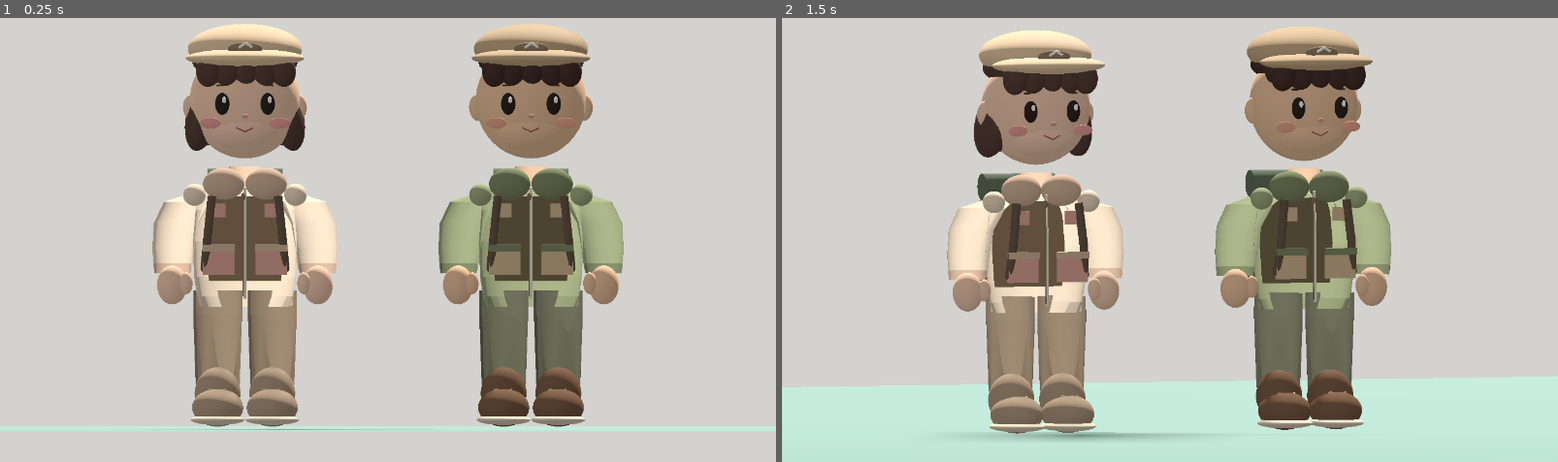
Above: before the commit, frames 1-2 (left to right).
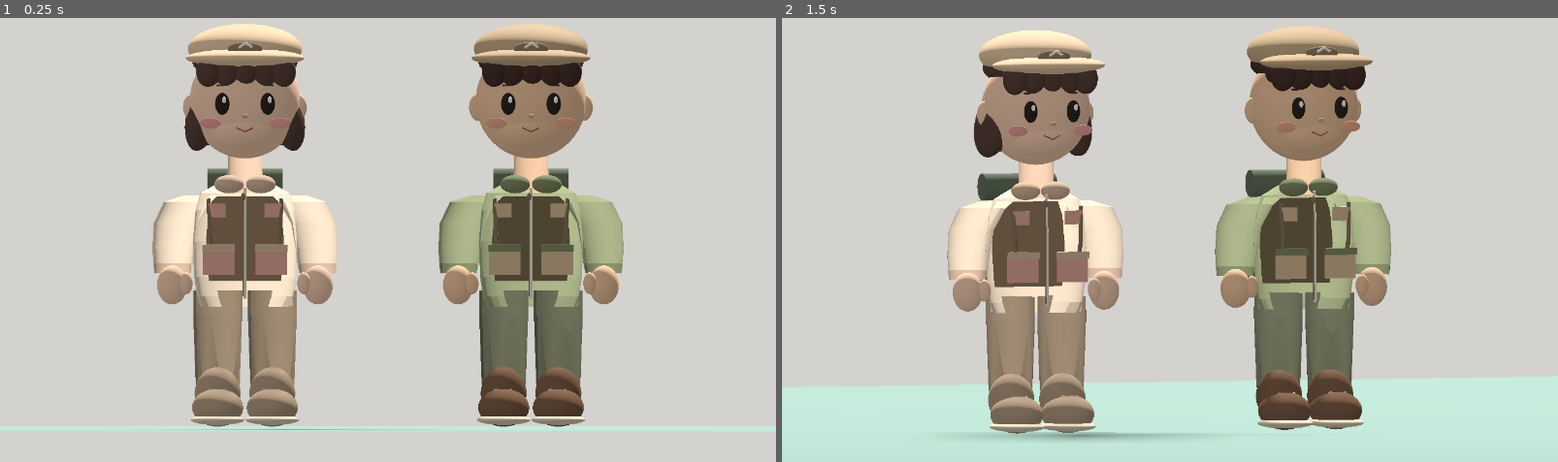
Above: after the commit, the same moments.

Repository: dlsgur3021-ai/inghyuk
Game: Godot game, scene res://main.tscn
Same seed, same stepped clock (60 frames per second), same inputs: the game is played once before the commit and once after it.
Inputs:
- Up to frame 1 (0.25 s): no input
- Up to frame 2 (1.5 s): tap Enter at 0.5 s; tap Space at 1.25 s

The runs differ from the first frame. In frame 1, 1.8% of the frame differs, in the area x 23-77%, y 31-58%; in frame 2, 1.7%.

Commit message:
Fix floating head neck and reduce detached collar and shoulder artifacts in chibi models

Diff:
--- a/camp-story-capture/main.gd
+++ b/camp-story-capture/main.gd
@@ -442,11 +442,10 @@
         rounded_box(root,Vector3(sx*.122,.765,-.151),Vector3(.145,.122,.023),pocket)
         rounded_box(root,Vector3(sx*.121,.829,-.164),Vector3(.151,.031,.031),jacket_dark)
         rounded_box(root,Vector3(sx*.129,1.003,-.146),Vector3(.081,.064,.018),pocket)
-        ellipsoid(root,Vector3(sx*.233,1.075,-.067),Vector3(.052,.051,.048),jacket)
     # neck, raised soft collar, beige hoodie inside
-    tube(root,[[0,1.105,0,.081,.079],[0,1.205,0,.074,.075]],skin,24)
-    ellipsoid(root,Vector3(-.098,1.126,-.067),Vector3(.096,.073,.064),jacket_dark)
-    ellipsoid(root,Vector3(.098,1.126,-.067),Vector3(.096,.073,.064),jacket_dark)
+    tube(root,[[0,1.083,0,.081,.079],[0,1.330,0,.080,.079]],skin,24)
+    ellipsoid(root,Vector3(-.073,1.124,-.058),Vector3(.069,.042,.058),jacket_dark)
+    ellipsoid(root,Vector3(.073,1.124,-.058),Vector3(.069,.042,.058),jacket_dark)
     # Large egg-shaped head with subtle cheek and chin taper
     ellipsoid(root,Vector3(0,1.510,.004),Vector3(.255,.267,.224),skin)
     ellipsoid(root,Vector3(0,1.381,-.022),Vector3(.186,.115,.189),skin)
@@ -487,7 +486,7 @@
     # shoulder straps and backpack, modeled behind upper torso.
     for side in [-1.0,1.0]:
         var sx: float=side
-        tube_line(root,[Vector3(sx*.153,1.069,-.151),Vector3(sx*.173,.878,-.164),Vector3(sx*.186,.737,-.142)],.020,"685748")
+        tube_line(root,[Vector3(sx*.168,1.056,-.142),Vector3(sx*.162,.902,-.157),Vector3(sx*.154,.777,-.141)],.010,"887460")
     rounded_box(root,Vector3(0,.872,.188),Vector3(.361,.393,.173),"78694e" if not female else "947b5f")
     rounded_box(root,Vector3(0,.960,.288),Vector3(.311,.079,.029),"5d513d" if not female else "79614e")
     # rolled ground mat on top of the backpack
